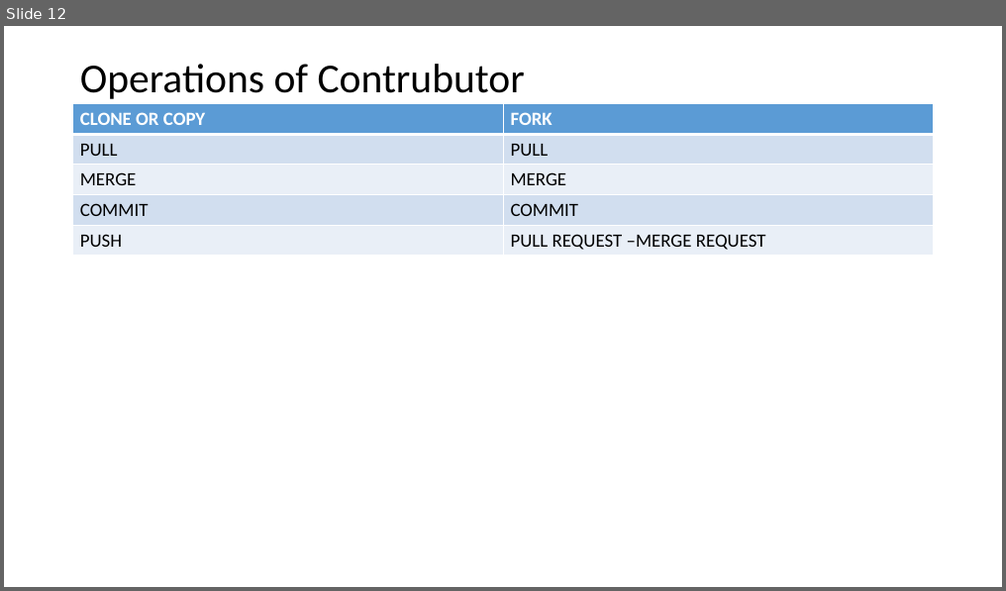
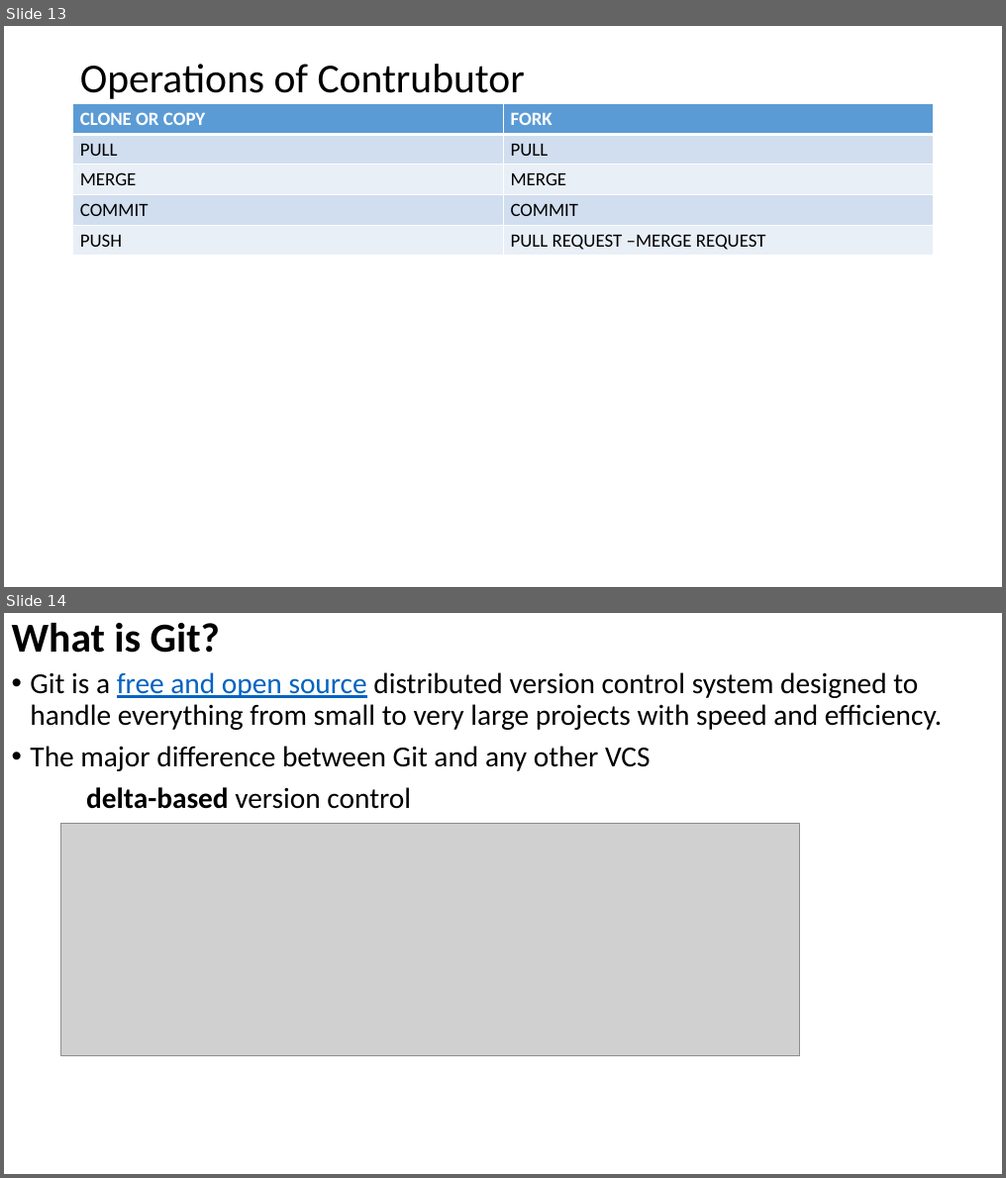
Before and after one commit to mhgulen/Dosyalar, a slide deck: Version Control Protocols.pptx. Shown one above the other, each under a label of ours: slide 12 before the commit, slides 13 and 14 after it. The pictures are 1006x591 and 1006x1178 pixels, drawn with LibreOffice and Linux fonts; fonts in the diff are those of the drawing; grey boxes stand for pictures. Boxes give left, top, right and bottom in pixels: in the first picture for what was removed or moved away, otherwise in the second. Text is boxed around its words. In the diff, an @@ line names an element or a change of style, - is before the commit and + after.

```diff
--- a/Version Control Protocols.pptx
+++ b/Version Control Protocols.pptx
@@ slide 14 added at <box>4,613,1002,1174</box>, background #FFFFFF @@
@@ title added at <box>12,622,220,653</box>, 39.6 pt, text #000000, bold @@
+What is Git?
@@ text added at <box>30,672,942,809</box>, 28 pt, text #000000 @@
+• Git is a free and open source distributed version control system designed to handle everything from small to very large projects with speed and efficiency.
+• The major difference between Git and any other VCS
+delta-based version control
@@ picture added at <box>60,823,799,1057</box> @@
@@ what was slide 12 is now slide 13 @@
```
Also in this commit, not shown: 3 slides changed, 10 other slides added, 2 other files.
